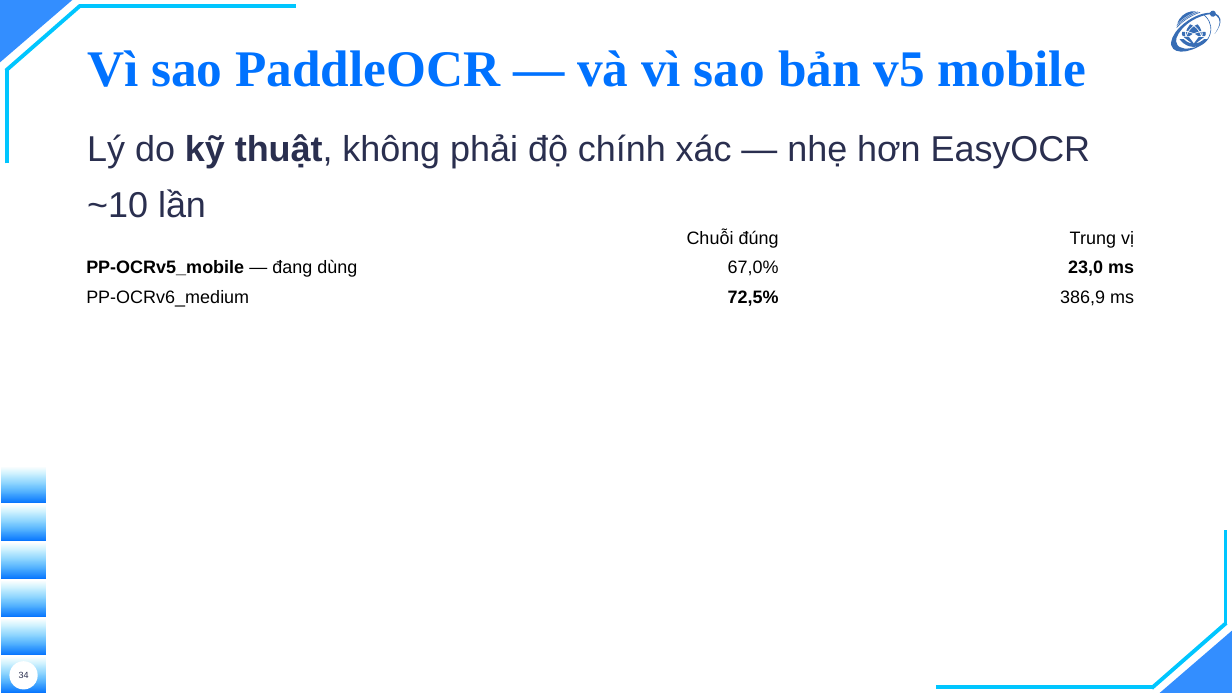
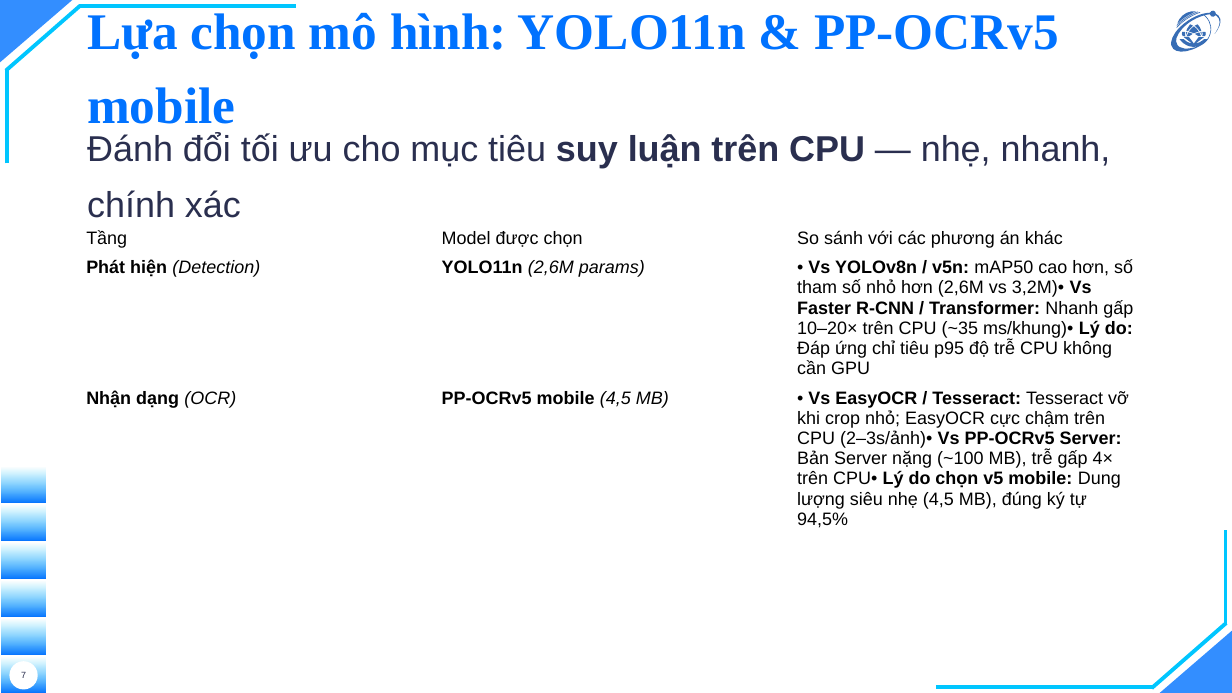
Before and after one commit to hieunguyen2604/alpr-do-an-mon-hoc, a slide deck: slide 7 of docs/slides/slides.pptx (slide 34 before the commit). Drawn at 1232x693 pixels with LibreOffice and Linux fonts; fonts in the diff are those of the drawing; background and template pictures are left out. Boxes give left, top, right and bottom in pixels: in the first picture for what was removed or moved away, otherwise in the second. Text is boxed around its words. In the diff, an @@ line names an element or a change of style, - is before the commit and + after.

```diff
--- a/docs/slides/slides.pptx
+++ b/docs/slides/slides.pptx
@@ title at box(87, 12, 1059, 134): text changed @@
-Vì sao PaddleOCR — và vì sao bản v5 mobile
+Lựa chọn mô hình: YOLO11n & PP-OCRv5 mobile
@@ text at box(87, 133, 1111, 218): text changed @@
-Lý do kỹ thuật, không phải độ chính xác — nhẹ hơn EasyOCR ~10 lần
+Đánh đổi tối ưu cho mục tiêu suy luận trên CPU — nhẹ, nhanh, chính xác
@@ table at box(77, 224, 1144, 624) @@
-row 1:  | Chuỗi đúng | Trung vị
+row 1: Tầng | Model được chọn | So sánh với các phương án khác
-row 2: PP-OCRv5_mobile — đang dùng | 67,0% | 23,0 ms
+row 2: Phát hiện (Detection) | YOLO11n (2,6M params) | • Vs YOLOv8n / v5n: mAP50 cao hơn, số tham số nhỏ hơn (2,6M vs 3,2M)• Vs Faster R-CNN / Transformer: Nhanh gấp 10–20× trên CPU (~35 ms/khung)• Lý do: Đáp ứng chỉ tiêu p95 độ trễ CPU không cần GPU
-row 3: PP-OCRv6_medium | 72,5% | 386,9 ms
+row 3: Nhận dạng (OCR) | PP-OCRv5 mobile (4,5 MB) | • Vs EasyOCR / Tesseract: Tesseract vỡ khi crop nhỏ; EasyOCR cực chậm trên CPU (2–3s/ảnh)• Vs PP-OCRv5 Server: Bản Server nặng (~100 MB), trễ gấp 4× trên CPU• Lý do chọn v5 mobile: Dung lượng siêu nhẹ (4,5 MB), đúng ký tự 94,5%
@@ page number at box(21, 672, 26, 678): text changed @@
-34
+7
```
Also in this commit, not shown: 6 other slides changed, 4 slides added, 1 slide removed, 5 other files.
